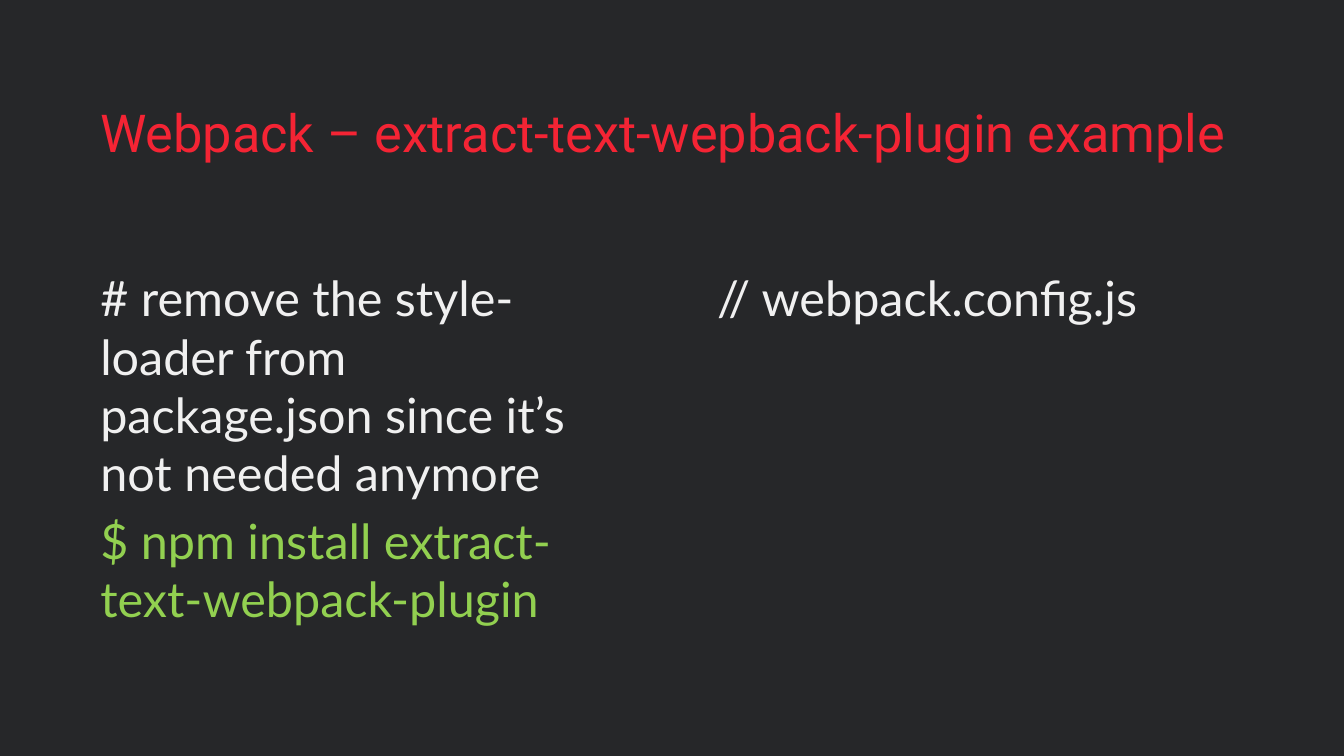
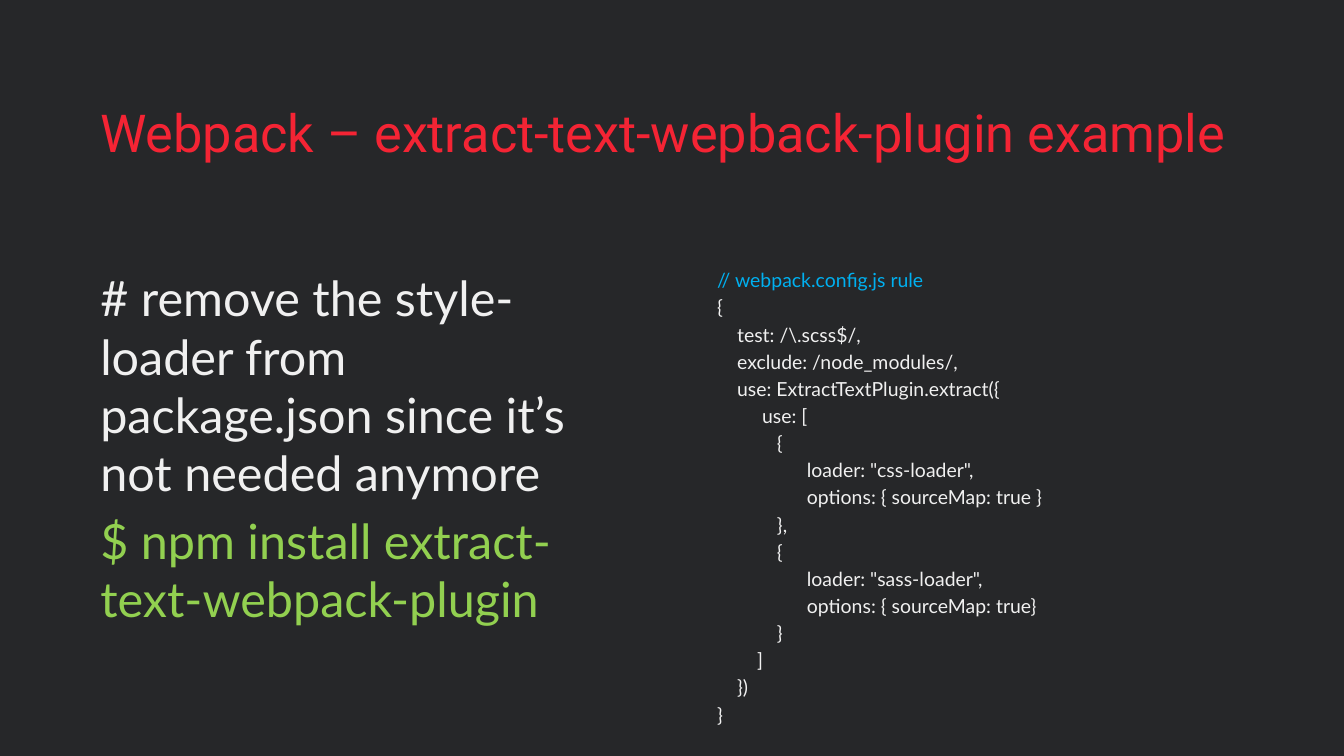
Before and after one commit to vzakanj/webpack-intro, a slide deck: slide 37 of webpack-introduction.pptx. Drawn at 1344x756 pixels with LibreOffice and Linux fonts; fonts in the diff are those of the drawing; background and template pictures are left out. Boxes give left, top, right and bottom in pixels: in the first picture for what was removed or moved away, otherwise in the second. Text is boxed around its words. In the diff, an @@ line names an element or a change of style, - is before the commit and + after.

Commit message:
Add finished slides.

```diff
--- a/webpack-introduction.pptx
+++ b/webpack-introduction.pptx
@@ text at (735,272,1036,617): text changed; size 26 to 10.4 pt @@
-// webpack.config.js
+// webpack.config.js rule
+{
+test: /\.scss$/,
+exclude: /node_modules/,
+use: ExtractTextPlugin.extract({
+use: [
+{
+loader: "css-loader",
+options: { sourceMap: true }
+},
+{
+loader: "sass-loader",
+options: { sourceMap: true}
+}
+]
+})
+}
```
Also in this commit, not shown: 2 other slides changed, 6 slides added.
